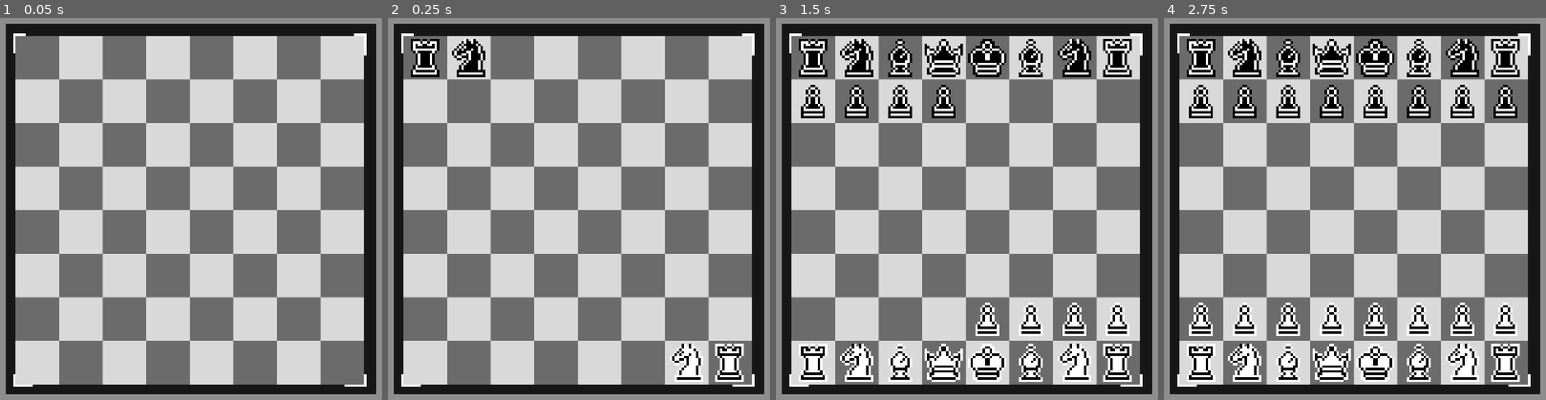
Above: before the commit, frames 1-4 (left to right).
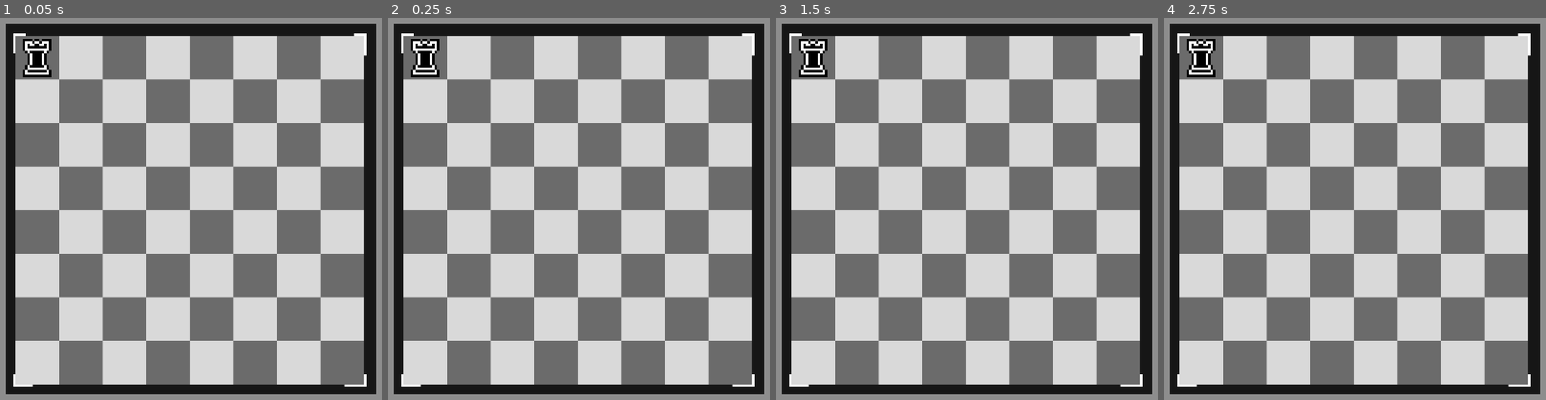
Above: after the commit, the same moments.

Repository: Osaidii/flavortown
Game: Godot game, scene res://scenes/match.tscn
Same seed, same stepped clock (60 frames per second), same inputs: the game is played once before the commit and once after it.
Inputs (mouse positions are in pixels of both pictures, inside the frame that each line leads up to):
- Up to frame 1 (0.05 s): no input
- Up to frame 2 (0.25 s): no input
- Up to frame 3 (1.5 s): tap Enter at 0.5 s; move the mouse to (814, 56) at 0.52 s; press the mouse at (814, 56) at 0.53 s; hold Right 0.53-1.28 s; move the mouse to (856, 56) at 1.27 s; release the mouse at (856, 56) at 1.28 s; hold Down from 1.28 s (still down); click (856, 56) at 1.35 s
- Up to frame 4 (2.75 s): move the mouse to (1290, 56) at 2.02 s; release Down at 2.03 s; press the mouse at (1290, 56) at 2.03 s; hold Right from 2.03 s (still down); tap Alt at 2.1 s

The runs differ from the first frame. In frame 1, 0.6% of the frame differs, in the area x 6-14%, y 5-16%; in frame 2, 1.9%; in frame 3, 12%; in frame 4, 15%, in the area x 6-94%, y 5-96%.

Commit message:
code rework

Diff:
--- a/scripts/match.gd
+++ b/scripts/match.gd
@@ -6,12 +6,12 @@
 
 const INDICATOR_POSSIBLE = preload("uid://jwcesd0w5er")
 const INDICATOR_SELECTED = preload("uid://6cjjdud1fvr")
-const BLACK_BISHOP = preload("uid://cbbpyg0o6am7f")
-const BLACK_KING = preload("uid://csxjs22db2fwk")
-const BLACK_KNIGHT = preload("uid://78x7unrttfjs")
-const BLACK_PAWN = preload("uid://dtp3o7niklaab")
-const BLACK_QUEEN = preload("uid://pyx0jk6vqvl3")
-const BLACK_ROOK = preload("uid://wu7hjhsnwt6q")
+const BISHOPB = preload("uid://cbbpyg0o6am7f")
+const KINGB = preload("uid://csxjs22db2fwk")
+const KNIGHTB = preload("uid://78x7unrttfjs")
+const PAWNB = preload("uid://dtp3o7niklaab")
+const QUEENB = preload("uid://pyx0jk6vqvl3")
+const ROOKB = preload("uid://wu7hjhsnwt6q")
 const BISHOP = preload("uid://dn4wx5exxkd6j")
 const KING = preload("uid://b1yxhruleaevk")
 const KNIGHT = preload("uid://dopoqmcy33btu")
@@ -20,105 +20,97 @@
 const ROOK = preload("uid://ddt470jlxupw3")
 
 var selected: int
+var piece_selected: String
 var indicator_sel_spawned: bool
 
-var piece_to_instance := {
-	"bishop" : BISHOP,
-	"rook" : ROOK,
-	"king" : KING,
-	"knight" : KNIGHT,
-	"pawn" : PAWN,
-	"queen" : QUEEN,
-	"bishopb" : BLACK_BISHOP,
-	"rookb" : BLACK_ROOK,
-	"kingb" : BLACK_KING,
-	"knightb" : BLACK_KNIGHT,
-	"pawnb" : BLACK_PAWN,
-	"queenb" : BLACK_QUEEN,
+var all_pieces = {
+	1 : ROOKB,
+	2 : KNIGHTB,
+	3 : BISHOPB,
+	4 : QUEENB,
+	5 : KINGB,
+	6 : BISHOPB,
+	7 : KNIGHTB,
+	8 : ROOKB,
+	9 : PAWNB,
+	10 : PAWNB,
+	11 : PAWNB,
+	12 : PAWNB,
+	13 : PAWNB,
+	14 : PAWNB,
+	15 : PAWNB,
+	16 : PAWNB,
+	17 : PAWN,
+	18 : PAWN,
+	19 : PAWN,
+	20 : PAWN,
+	21 : PAWN,
+	22 : PAWN,
+	23 : PAWN,
+	24 : PAWN,
+	25 : ROOK,
+	26 : KNIGHT,
+	27 : BISHOP,
+	28 : QUEEN,
+	29 : KING,
+	30 : BISHOP,
+	31 : KNIGHT,
+	32 : ROOK,
+}
+
+var positions = {
+	1 : 1,
+	2 : 2,
+	3 : 3,
+	4 : 4,
+	5 : 5,
+	6 : 6,
+	7 : 7,
+	8 : 8,
+	9 : 9,
+	10 : 10,
+	11 : 11,
+	12 : 12,
+	13 : 13,
+	14 : 14,
+	15 : 15,
+	16 : 16,
+	20 : 52,
+	21 : 53,
+	22 : 54,
+	23 : 55,
+	24 : 56,
+	25 : 57,
+	26 : 58,
+	27 : 59,
+	28 : 60,
+	29 : 61,
+	30 : 62,
+	31 : 63,
+	32 : 64
 }
 
 func _ready() -> void:
 	spawn_pieces()
-
-func _input(event: InputEvent) -> void:
-	if event.is_action_pressed("l_click"):
-		var mouse_pos := get_global_mouse_position()
+	await get_tree().create_timer(5).timeout
+
+func spawn_pieces() -> void:
+	add_piece(1, 1)
+
+func move_piece(piece_number, current_postiton, new_position) -> void:
+	pass
+
+func add_piece(number, new_position) -> void:
+	var instance = all_pieces[number].instantiate()
+	var square = board_places.get_child(new_position - 1)
+	square.add_child(instance)
 
 func _process(delta: float) -> void:
-	# Indicator Logic
+	# Indicator and Selecting Logic
 	if selected > 0 and !indicator_sel_spawned:
 		if board_places.get_child(selected - 1).get_children() != []:
 			if board_places.get_child(selected - 1).get_child(0).is_in_group("white"):
 				highlight_selected_piece()
-
-func move_to(piece: Node2D, place_num: int):
-	var square := board_places.get_child(place_num - 1)
-	var piece_type: String
-	match piece.get_groups():
-		["bishop", "pieces"]:
-			piece_type = "bishop"
-		["rook", "pieces"]:
-			piece_type = "rook"
-		["king", "pieces"]:
-			piece_type = "king"
-		["knight", "pieces"]:
-			piece_type = "knight"
-		["pawn", "pieces"]:
-			piece_type = "pawn"
-		["queen", "pieces"]:
-			piece_type = "queen"
-		["bishopb", "pieces"]:
-			piece_type = "bishopb"
-		["rookb", "pieces"]:
-			piece_type = "rookb"
-		["kingb", "pieces"]:
-			piece_type = "kingb"
-		["knightb", "pieces"]:
-			piece_type = "knightb"
-		["pawnb", "pieces"] :
-			piece_type = "pawnb"
-			print("here")
-		["queenb", "pieces"]:
-			piece_type = "queenb"
-	var instance  = piece_to_instance[piece_type].instantiate()
-	square.add_child(instance)
-	piece.queue_free()
-
-func spawn_pieces() -> void:
-	await get_tree().create_timer(0.1).timeout
-	add_piece("rookb", 1)
-	add_piece("rook", 64)
-	await get_tree().create_timer(0.1).timeout
-	add_piece("knightb", 2)
-	add_piece("knight", 63)
-	await get_tree().create_timer(0.1).timeout
-	add_piece("bishopb", 3)
-	add_piece("bishop", 62)
-	await get_tree().create_timer(0.1).timeout
-	add_piece("queenb", 4)
-	add_piece("king", 61)
-	await get_tree().create_timer(0.1).timeout
-	add_piece("kingb", 5)
-	add_piece("queen", 60)
-	await get_tree().create_timer(0.1).timeout
-	add_piece("bishopb", 6)
-	add_piece("bishop", 59)
-	await get_tree().create_timer(0.1).timeout
-	add_piece("knightb", 7)
-	add_piece("knight", 58)
-	await get_tree().create_timer(0.1).timeout
-	add_piece("rookb", 8)
-	add_piece("rook", 57)
-	await get_tree().create_timer(0.1).timeout
-	for i in range(8):
-		add_piece("pawnb", 9 + i)
-		add_piece("pawn", 56 - i)
-		await get_tree().create_timer(0.1).timeout
-
-func add_piece(piece, place_num) -> void:
-	var square := board_places.get_child(place_num - 1)
-	var instance  = piece_to_instance[piece].instantiate()
-	square.add_child(instance)
 
 func highlight_selected_piece() -> void:
 	for i in get_tree().get_nodes_in_group("indicators"):
Not shown, added: addons/godot_super-wakatime/api_key_prompt.tscn
Not shown, added: addons/godot_super-wakatime/counter.tscn
Not shown, added: addons/godot_super-wakatime/decompressor.gd
Not shown, added: addons/godot_super-wakatime/decompressor.gd.uid
Not shown, added: addons/godot_super-wakatime/godot_super-wakatime.gd
Not shown, added: addons/godot_super-wakatime/godot_super-wakatime.gd.uid
Not shown, added: addons/godot_super-wakatime/plugin.cfg
Not shown, added: addons/godot_super-wakatime/utils.gd
Not shown, added: addons/godot_super-wakatime/utils.gd.uid
Not shown, removed: .gitignore
Not shown, added: addons/godot_super-wakatime/LICENSE
Not shown, added: addons/godot_super-wakatime/README.md
